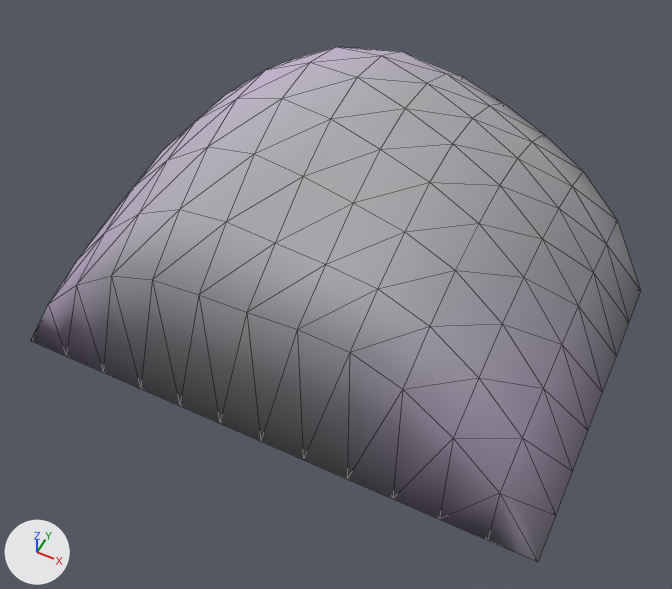
One commit to the glTF model nodspel/assets/env/glacial/glacial_headland_low.glb: the scene before it, then after it.
Both versions are drawn from a 50 mm lens placed at (6.57, -17.82, 16.37), pointed at (0.46, -5.59, 1.09). Every picture has the same lights, and +X, +Y and +Z are marked at lower left. The older version comes first. Mesh edges are drawn as thin lines. Vertices at exactly the same position are counted once.

Objects in the first picture: 'Glacial_Granite_Headland'.
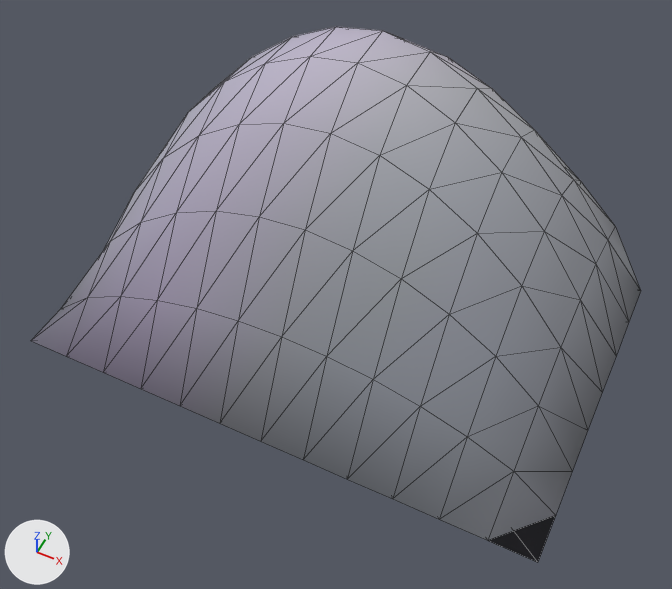
The change, as a list of edits to the scene's bpy script:
```text
Change me_mesh_0:
    used by ob_glacial_granite_headland; location = (0.0, 0.0, 0.0)
    remove me_mesh_0.from_pydata(...)  # 127 vertices, 250 faces; spans x -6.4..6.4, y -8.4..-0.17, z -1.22..5.47
    add me_mesh_0.from_pydata(...)  # 116 vertices, 228 faces; spans x -6.4..6.4, y -8.4..-0.17, z -1.22..5.85
    me_mesh_0 part 1
    22 vertices are removed from x -5.33..5.33, y -8.4..-3.7, z 0.67..5.47
    75 faces are deleted
    3 vertices in x -5.33..5.33, y -3.7..-1.39, z 0.95..2.43 move by (0.0, 0.0, 0.19)
    3 vertices in x -4.27..4.27, y -3.74..-1.41, z 2.14..2.8 move by (0.0, 0.0, 0.37)
    3 vertices in x -3.2..3.2, y -3.71..-1.36, z 3.32..4.41 move by (0.0, 0.0, 0.33)
    57 vertices move from x -5.33..5.33, y -8.4..-0.17, z 0.69..5.26 to x -5.33..5.33, y -7.24..-0.17, z 0.29..5.85
    11 vertices are added at x -5.33..5.33, y -7.24..-3.7, z -0.27..5.8
    53 new faces join them
    me_mesh_0 part 2: 165 kept faces spanning x -6.4..6.4, y -8.4..-0.17, z -1.22..5.85 get new vertex colours; the middle colour goes from grey #9e99a7 to grey #91929c
```

Location of each change, (x1, y1, x2, y2) in pixels of the pictures (672 x 589 px; the box of a moved part takes in the faces that stretch with it):
'Glacial_Granite_Headland', reshaped
    before: (31, 47, 641, 562)
    after: (31, 27, 641, 562)
part 1 of me_mesh_0, moved or reshaped
    before: (31, 47, 641, 562)
    after: (31, 27, 641, 562)
part 2 of me_mesh_0, edited (looks the same)
    both: (67, 161, 640, 519)
